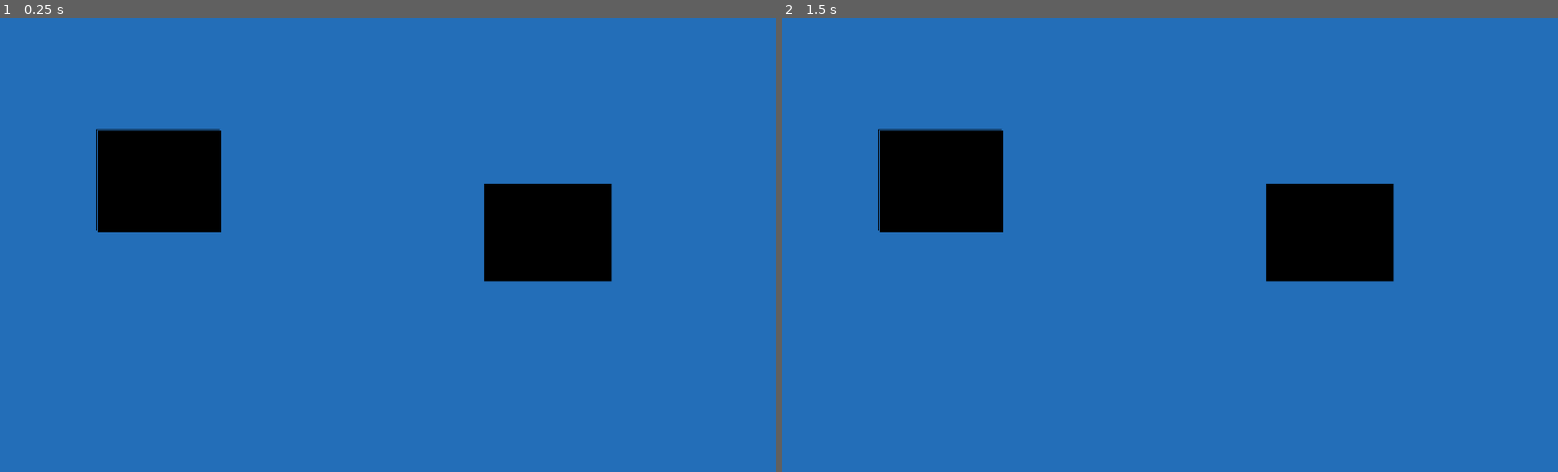
Above: before the commit, frames 1-2 (left to right).
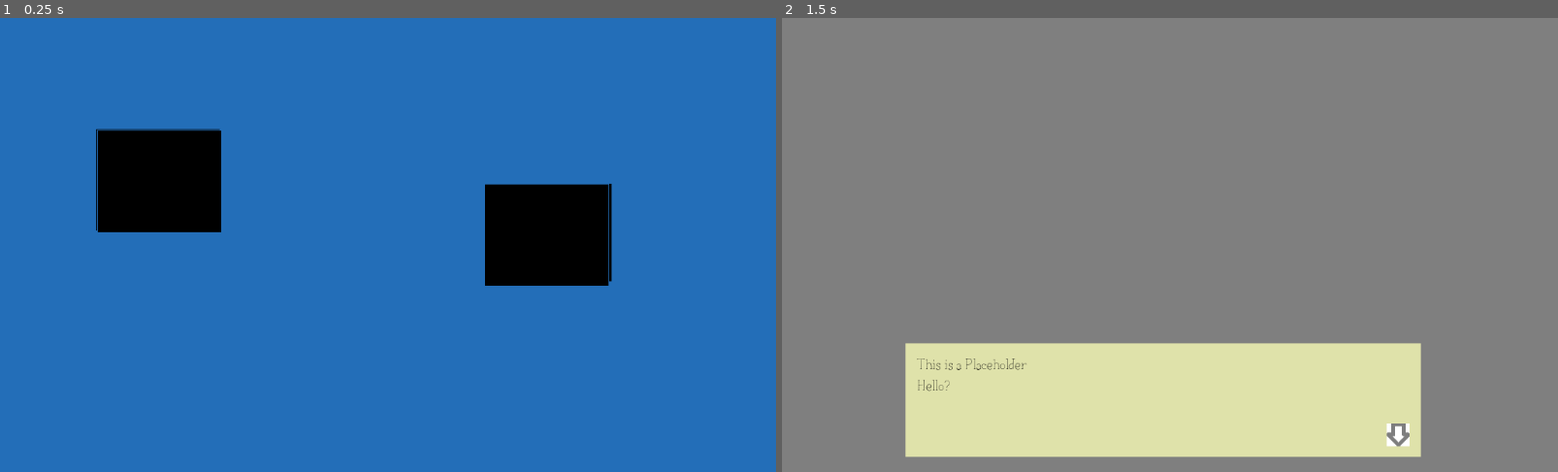
Above: after the commit, the same moments.

Repository: Otwald/WwstH
Game: Godot game, scene res://Root.tscn
Same seed, same stepped clock (60 frames per second), same inputs: the game is played once before the commit and once after it.
Inputs (mouse positions are in pixels of both pictures, inside the frame that each line leads up to):
- Up to frame 1 (0.25 s): no input
- Up to frame 2 (1.5 s): click (944, 181) at 0.5 s; click (944, 181) at 1.25 s

The runs differ from the first frame. In frame 1, 0.3% of the frame differs, in the area x 62-79%, y 36-59%; in frame 2, 100%, in the area x 0-100%, y 0-100%.

Commit message:
added map function to select scenes + function in root + added manager scene and scene 1

Diff:
--- /dev/null
+++ b/Character/Manager/Manager.tscn
@@ -0,0 +1,8 @@
+[gd_scene load_steps=2 format=2]
+
+[ext_resource path="res://Asset/Manager/Manager_Neutral.png" type="Texture" id=1]
+
+[node name="Manager" type="Node"]
+
+[node name="Sprite" type="Sprite" parent="."]
+texture = ExtResource( 1 )
--- a/Map/MapRoot.gd
+++ b/Map/MapRoot.gd
@@ -1,17 +1,16 @@
 extends Control
 
-
-# Declare member variables here. Examples:
-# var a = 2
-# var b = "text"
-
+signal startScene;
 
 # Called when the node enters the scene tree for the first time.
 func _ready():
-
+	$Scene1.connect("pressed", self, "start_scene_1");
+	$Scene2.connect("pressed", self, "start_scene_2");
 	pass # Replace with function body.
 
 
-# Called every frame. 'delta' is the elapsed time since the previous frame.
-#func _process(delta):
-#	pass
+func start_scene_1() -> void:
+	emit_signal("startScene", 1);
+
+func start_scene_2()-> void:
+	emit_signal("startScene", 2);
--- a/Map/MapRoot.tscn
+++ b/Map/MapRoot.tscn
@@ -1,8 +1,9 @@
-[gd_scene load_steps=4 format=2]
+[gd_scene load_steps=5 format=2]
 
 [ext_resource path="res://Asset/mapph.png" type="Texture" id=1]
 [ext_resource path="res://Asset/sceneph.png" type="Texture" id=2]
 [ext_resource path="res://Map/MapRoot.gd" type="Script" id=3]
+[ext_resource path="res://Asset/sceneph_hover.png" type="Texture" id=4]
 
 [node name="MapRoot" type="Control"]
 margin_right = 1024.0
@@ -27,6 +28,18 @@
 margin_right = 163.0
 margin_bottom = 131.8
 texture_normal = ExtResource( 2 )
+texture_hover = ExtResource( 4 )
 __meta__ = {
 "_edit_use_anchors_": false
 }
+
+[node name="Scene2" type="TextureButton" parent="."]
+anchor_left = 0.624
+anchor_top = 0.365
+anchor_right = 0.624
+anchor_bottom = 0.365
+margin_left = 0.0239868
+margin_right = 169.024
+margin_bottom = 129.0
+texture_normal = ExtResource( 2 )
+texture_hover = ExtResource( 4 )
--- /dev/null
+++ b/Root.gd
@@ -0,0 +1,14 @@
+extends Node
+
+var scenes = ["","res://Scene1/Scene1.tscn", "res://Scene2/Scene2.tscn"]
+
+
+# Called when the node enters the scene tree for the first time.
+func _ready():
+	$MapRoot.connect("startScene", self, "scene_select");
+
+
+func scene_select(scene : int):
+	var player_scene : PackedScene = load(scenes[scene]);
+	var scene_play : Control = player_scene.instance()
+	self.add_child(scene_play)
--- a/Root.tscn
+++ b/Root.tscn
@@ -1,7 +1,9 @@
-[gd_scene load_steps=2 format=2]
+[gd_scene load_steps=3 format=2]
 
 [ext_resource path="res://Map/MapRoot.tscn" type="PackedScene" id=1]
+[ext_resource path="res://Root.gd" type="Script" id=2]
 
 [node name="Root" type="Node"]
+script = ExtResource( 2 )
 
 [node name="MapRoot" parent="." instance=ExtResource( 1 )]
--- /dev/null
+++ b/Scene1/Scene1.gd
@@ -0,0 +1,444 @@
+extends Control
+
+
+# Declare member variables here. Examples:
+# var a = 2
+# var b = "text"
+
+
+# Called when the node enters the scene tree for the first time.
+func _ready():
+	pass # Replace with function body.
+
+
+# Called every frame. 'delta' is the elapsed time since the previous frame.
+#func _process(delta):
+#	pass
+
+# [E007] Nemesis Negotiation.
+
+# "It was now time to get Mr.Big Bag Hotshot Merax on your side."
+
+# "This will likely be a suicide mission but you will definitely be doomed if the town was left defenceless without its protector."
+
+# "Merak surprisingly accepted your request to meet him."
+
+# "And so here you are sitting in actually his very cozily decorated office that is very different from how you imagined it to be like."
+
+# Merax [neutral]: I apologise for making you wait for so long, I had some other urgent work to tend to.
+
+# (Choice 1)
+# "Was it a distraction for you to attack the town?" ( 0 )
+# {
+# Merax [Annoyed]: This is quite presumptuous from you.
+
+# Merax [Annoyed]: I have a schedule and today is my day off.
+
+# Merax [Annoyed]: Why would I work overtime if I won't get paid for it?
+
+# MC: You get paid for doing this?
+
+# Merax [Annoyed]: How do you think I get the money to do everything that I do?
+
+# Merax [Neutral]: Either way, my other important affairs pertained to my cookies.
+
+# Merax [Neutral]: The temperature of the oven and the dough must be controlled to the decimal to ensure a perfectly crusty exterior yet soft interior while also leaving the chocolate chips molten yet solid.
+
+# MC: I see…
+
+# Merax [Neutral]: Oh forgive my ill manners, I forgot to give you a taste of them.
+# }
+# "I don't mind, you did say it was urgent." (+5)
+# {
+# Merax [Neutral]: I suppose urgent was a rather exaggerated choice of wording.
+
+# Merax [Happy]: I was actually tending to these.
+
+# MC: Cookies?
+
+# Merax [Neutral]: Indeed. I am quite fascinated by the activity called baking. It has actually been a hobby of mine ever since I was a little child.
+# }
+# "It's fine. You did not leave me waiting for too long" (+2)
+# {
+# Merax [Neutral]: I'm glad to see you are not too annoyed by my lateness.
+
+# Merax [Neutral]: I very easily lose the sense of time when I start baking.
+
+# Merax [Neutral]: I received the news of your visit under such a short notice that I started getting lost from the excess of ideas of what to bake for you.
+
+# Merax [Happy]: This is the reason of my lateness. So please have them, they were made just for you.
+
+# MC: Are you serious?
+
+# Merax [Neutral]: Indeed.
+# }
+
+# Merax [Neutral]: Go on. Please serve yourself. I await your feedback.
+
+# MC : "Why would he prepare cookies for me?"
+
+# MC : "I'm his enemy. This does not make sense!"
+
+# Merax [Neutral]: Please do not feel shy. Make yourself at home?
+
+# "What to do?"
+
+# (Choice 2)
+# Take a bite (+3)
+# {
+# "Better not get on his bad side…"
+
+# MC: They actually look pretty neat.
+
+# MC: And its perfume seems very familiar, somehow.
+
+# Merax [Neutral]: I'm glad that you like its first impression, but what about its taste?
+
+# “And as per his request you bring one of the cookies to your mouth and…”
+# }
+# Decline, he could have poisoned them. (0)
+# {
+# MC: I’m not touching these. You could have poisoned them.
+
+# Merax [Annoyed]: I’m very offended by your insolence.
+
+# Merax [Annoyed]: To think I stoop so low, just for a victory is very insulting.
+
+# Merax [Neutral]: Furthermore adding any form of toxin to the dough would just not work well and will definitely lead to it being very redundant.
+
+# MC: Fine, fine I get it… I’ll take a bite.
+# }
+# “I’m not hungry” (+1)
+# {
+# Merax [Neutral]: Please, I know you are saying this to be polite.
+
+# Merax [Neutral]: But, it is just a bite. I doubt that your stomach is that full.
+
+# MC: But-
+
+# Merax [Neutral]: I insist.
+
+# MC: "I think I better have a bite… It doesn't seem like he will let me get away without tasting the cookies…"
+
+# MC: Let me taste this smaller one…
+# }
+
+# "Crunch"
+
+# Merax [Happy]: So, what do you think of them?
+
+# MC: *crunch crunch*
+
+# Merax [Confused]: Your silence feels very troubling to me? Did I make a mistake in my recipe?
+
+# MC: AAAAAAAAAAAH!!!
+
+# Merax [Confused]: !?
+
+# MC: This cookie!
+
+# Merax [Confused]: Is something wrong?
+
+# MC: It is so goood!!!
+
+# MC: The texture! The amount of chocolate chips! The taste! So good.
+
+# Merax [Happy]: Very glad that you appreciate my baking.
+
+# MC: Actually, now that I think about it well… It tastes like my favourite cookies.
+
+# MC: They are not really on sale but every so often I usually find a red box outside of my place containing them.
+
+# MC: And for festivities the boxes are even bigger!
+
+# MC: I never understood who gave them to me though. Neither the sender's name or address is usually written in it.
+
+# Merax [Happy]: Ah! So they did reach you.
+
+# MC: Wait, you were the one sending them?
+
+# Merax [Neutral]: Indeed. I usually bake too much of those and just send them to you.
+
+# Merax [Neutral]: For festivities I always try to add more since it's a celebration.
+
+# MC: But why don't you ever put a card to say it was from you.
+
+# Merax [Neutral]: I am certain that you would simply shrug at it and be suspicious while probably discarding it to the trash, thinking it is laced with some toxic substances.
+
+# (If choice 2 == 2)
+# {
+# Merax [Smug]: Like you did a few minutes earlier.
+
+# MC: I said it earlier! Sorry!
+
+# Merax [Smug]: It does not invalidate my previous assumption.
+# }
+
+# Merax [Neutral]: Either way, may I know the reason for your visit here?
+
+# Merax [Neutral]: It is not something I ever believed you would ask.
+
+# MC: You remember the last joint battle right? Where Esceles kind of got blown away by you and your buddy?
+
+# Merax [Annoyed]: How could I forget it? It happened four days ago and the others in the league are still nagging me about how I needed assistance to ‘get that moolah’.
+
+# Merax [Annoyed]: Little do they know I was the one who was the architect behind most of the plan. The day I will prove to all these fools about my superiority in evilness will soon come.
+
+# MC: Are you okay buddy?
+
+# Merax [Neutral]: Deepest apologies for the tangent and endless ranting. I despise how people think low of me in the league but to answer your question yes.
+# MC: That event got stuck in Astraea’s mind. She is now thinking of quitting her magical girl job!
+
+# Merax [Neutral]: And how does that concern me?
+
+# MC: What!? The little girl is traumatised. She is so shocked it feels like she lost herself.
+
+# Merax [Neutral]: I repeat. Why should I care? How would that affect me?
+
+# (Choice 3)
+# “Because you are the one responsible for it!” (0)
+# {
+# MC: If you had not been such a brute this would have never happened!
+
+# Merax [Annoyed]: Please do not try to shift the blame on me.
+
+# Merax [Annoyed]: Especially when the only thing I did was my job. Is it wrong to earn my living while doing my occupation?
+
+# MC: But-
+
+# Merax [Neutral]: Please if you wanna blame someone for her state. You should blame yourself.
+
+# Merax [Neutral]: After all, it was you who introduced such a young child to such a dangerous activity.
+
+# MC: But this is how it has always been.
+
+# Merax [Smug]: Then perhaps there is something wrong with your roots.
+
+# Merax [Smug]: Actually, isn’t it unpaid labour? Worst of all… Child labour.
+
+# Merax [Smug]: Am I truly the bad person in this room when you exist.
+
+# MC: “I have no comeback! Dammit!”
+# }
+# “Isn’t she a dear coworker to you?”
+# {
+# Merax [Neutral]: I suppose so.
+
+# Merax [Neutral]: We did spend quite a few years together. It would be very odd to no longer face her on the battlefield.
+
+# Merax [Annoyed]: And there is also the paperwork and research. I’ll have to restart everything to zero.
+# }
+# “You will never be able to defeat her.”
+# {
+# Merax [Annoyed]: What are you trying to insinuate?
+
+# MC: Well, you still haven't completely defeated Astraea and conquered the town.
+
+# MC: And since she will turn the leaf over, it’s not like you will technically be ever able to defeat.
+
+# Merax [Annoyed]: Well I suppose it might be true. But I can set my pride aside and accept that defeat.
+# }
+
+# Merax [Neutral]: Still, I’m not sold on your proposition.
+
+# Merax [Neutral]: If I decided to aid you what would I gain?
+
+# (Choice 4)
+# “More respect from the evil league.” (+5)
+#     {
+#     MC: I don’t think seizing a defenceless town would really help the members of your league to take you more seriously.
+
+#     Merax [Confused]: Hmm you make a valid point.
+
+#     MC: Just imagine it. People no longer bugging you around and also what about your parents?
+
+#     MC: I bet they would be so proud of their son!
+
+#     Merax [Confused]: Hmm I will finally be able to prove to father that I am still as much of a genius.
+
+#     MC: See! So many reasons to help me.
+#     }
+# “More persons to taste your cookies.”
+
+# Merax [Confused]: Excuse me? What do you mean by this?
+
+# MC: Well, you said that you usually send me cookies for celebrations and other times.
+# MC: I could share them with Astraea who will likely also share with his mother and her best friend.
+
+# MC: Now if she were to leave the city,it would likely be conquered by you which will very likely to cause me to fade away.
+
+# MC: And thus you would lose me and also the people Astraea would have shared with. You will have no more people to send your excess cookies too.
+
+# Merax [Happy]: While I appreciate your efforts to make my talents more widespread.
+
+# Merax [Neutral]: It is still an iffy argument. Moreover if you were to disappear, I could simply send my cookies to Mayor Orden or that ever grumpy officer.
+
+# Merax [Happy]: Maybe my cookies will be the trigger to make his heart melt.
+
+# MC: But what if they are not cookies enthusiasts like me and actually hate it.
+
+# Merax [Annoyed]: I hope you do realise that cookies are not the only item I can bake.
+# }
+# “A clear conscience for having helped a little girl get better.”
+# {
+# Merax [Neutral]: This is somewhat of a moot point.
+
+# Merax [Neutral]: Since to relieve the conscience you must actually feel remorse towards.
+
+# Merax [Smug]: Which I do not. After all, I believe that it is not at all my responsibility about her status.
+
+# MC: You really are despicable.
+
+# Merax [Neutral]: Well please, it is my job.
+# }
+
+# Merax [Neutral]: Even then I do not think it would be fair to me.
+
+# MC: What do you want more?
+
+# Merax [Neutral]: Maybe if you help me with my problem then I’ll help you.
+
+# MC: If it is about trying to conquer Anutta then it is a big no.
+
+# Merax [Annoyed]: Why do you always assume that my agenda relates to your city.
+# Merax [Neutral]: What I really need is something to alleviate the annoyance that is grocery shopping to me.
+
+# MC: You dislike grocery shopping?
+
+# Merax [Neutral]: Far from it, I actually enjoy shopping, especially discovering new concoctions to add to my recipes.
+
+# Merax [Neutral]: My problem is more the process of it.
+
+# Merax [Annoyed]: Whenever I try to come to town to make my purchases I’m often shunned and people kick me out of the store. A little girl even kicked me while I was selecting oranges.
+
+# Merax [Neutral]: I even tried to come in with a face mask so that people do not know it is me, but they ended up calling the police because I looked like a robber.
+
+# MC: Wow, that sounds bad. Have you tried shopping online and having them deliver it at your place?
+
+# Merax [Annoyed]: This is an additional set of complications. The delivery persons do not want to deliver it at my place. They leave my goods 10 minutes away from my home every time.
+
+# Merax [Annoyed]: It is supposedly because my place looks too scary or that they fear for their safety, at least based on what customer service said to me.
+
+# Merax [Neutral]: This is very presumptuous of them as I have no use of delivery men and again,  I do not intend to work when I’m not getting paid.
+
+# Merax [Neutral]: So, what do you intend to do to resolve my situation?
+
+# (choice 5)
+# “Make the facade of your house more appealing?”
+
+# MC: “If it scares the delivery persons, maybe if you make it less intimidating it will be better?”
+
+# Merax [Neutral]: I really would like to alter it too, probably in a cozy cabin style but the evil league requires an equally villainous appearance.
+
+# MC: What if you just changed jobs then? You seem pretty annoyed by your league.
+
+# Merax [Neutral]: It was actually my last available option. I first tried to open up my own bakery but was constantly berated by the others.
+
+# Merax [Neutral]: Their gross behaviour would drive away all the customers.
+
+# Merax [Neutral]: I tried many other different occupations such as a postman, a news host on the television and even a waiter at McDonut.
+
+# Merax [Neutral]: They never worked out because people were always intimidated by someone like me even if I stipulated my intentions.
+
+# MC: This is really sad.
+
+# Merax [Neutral]: It definitely is, the way your people view every of mine as evil.
+
+# “Maybe if you remove your mask?”
+
+# Merax [Annoyed]: Preposterous!
+
+# MC: Whaaaat!
+
+# Merax [Annoyed]: It’s the equivalent of telling you humans to walk around nude.
+
+# Merax [Annoyed]: I swear these days people are so rude.
+
+# MC: I’m sorry I guess.
+
+# “Maybe you wear a specific non-scary outfit to go shopping?”
+
+# MC: It would be your official shopping outfit, where most people would know that you are only coming to town to do your non-evil business.
+
+# Merax [Neutral]: I suppose it might work, but word of the outfit must be made clear to everyone.
+
+# Merax [Neutral]: I will be very honest with you though, the thought of always wearing the same outfit every time for this task is very unappealing.
+
+# MC: But it is just an outfit?
+
+# Merax [Neutral]: Why should I not be allowed to switch up my shopping accoutrement like humans though.
+
+# Merax [Neutral]: Hmpf…
+
+# MC: …
+
+# Merax [Neutral]: …
+
+# MC: So… uh… Can I count on your support?
+
+# Merax [Neutral]: I shall consider your request and give you a response in a few days.
+
+# MC: But why not right now?
+
+# Merax [Neutral]: Because I have work to plan for. I have a family reunion the day tomorrow and then a league meeting the day after. I can only make an attack attempt on the town after then.
+
+# MC: Why don’t you simply cancel the attack?
+
+# Merax [Neutral]: If I do so, I would miss out on the quota of two attacks minimum per week.
+
+# MC: But-
+
+# Merax [Smug]: Please, I believe we have reached the end of our conversation. I have to find an effective strategy that will work with my limited schedule and do not worry, I will send you the results of my musings on your proposition.
+
+# Merax [Neutral]: Do you have any last words?
+
+# (choice 6)
+# “Do you have any more cookies left?”
+#     {
+#     Merax [Joy]: I do, lemme fetch a box so you can pack it on our way home.
+
+#     Chester: Thank you, they are just really good.
+
+#     Merax [Joy]: I’m glad you enjoy my baking. If you want I can be more experimental next time and try to include poison?
+
+#     MC: I-I think I’m good with the classic ingredients…
+
+#     Merax [Joy]: I was only fiddling around. Please do not worry.
+
+#     Merax [Neutral]: Either way. Farewell and I wish you good day and luck on your quest.
+# }
+
+# “Are you sure you cannot delay your attack?”
+
+# MC: You know i’m in a very tough sp-
+
+# Merax [Neutral]: No.
+
+# MC:  Bu-
+
+# Merax [Neutral]: No need to insist. My stance is final. It is a no.
+
+# MC: …
+
+# MC: Well I hope your next batch of cookies turn out wrong!
+
+# Merax [Neutral]: What a rude little rodent. Now out of my place. What if you have some bubonic disease on you!?
+
+# MC: I’M NOT A RAT!
+
+#     }
+
+# “Have a good time with your family.”
+# {
+
+# Merax [Neutral]: Thank you very much, although I doubt it would be the case.
+
+# Merax [Confused]: You know very well how family reunions always are…
+
+# Merax [Neutral]: Oh my apologies, that was rather insensitive from me.
+
+# MC: It’s cool… The whole town is my family.
+
+# MC : “But It sure does feel like I’m the neglected middle kid.”
+# Merax [Neutral]: Either way, have a good day. I need to prepare myself.
+# }
--- /dev/null
+++ b/Scene1/Scene1.tscn
@@ -0,0 +1,14 @@
+[gd_scene load_steps=3 format=2]
+
+[ext_resource path="res://DialogBox/Dialog.tscn" type="PackedScene" id=1]
+[ext_resource path="res://Scene1/Scene1.gd" type="Script" id=3]
+
+[node name="Scene1" type="Control"]
+anchor_right = 1.0
+anchor_bottom = 1.0
+script = ExtResource( 3 )
+__meta__ = {
+"_edit_use_anchors_": false
+}
+
+[node name="Dialog" parent="." instance=ExtResource( 1 )]
Binary file added: Asset/Manager/Manager_Failed.png
Not shown, added: Asset/Manager/Manager_Failed.png.import
Binary file added: Asset/Manager/Manager_Neutral.png
Not shown, added: Asset/Manager/Manager_Neutral.png.import
Binary file added: Asset/Manager/Manager_Succeed.png
Not shown, added: Asset/Manager/Manager_Succeed.png.import
Binary file added: Asset/sceneph_hover.png
Not shown, added: Asset/sceneph_hover.png.import
